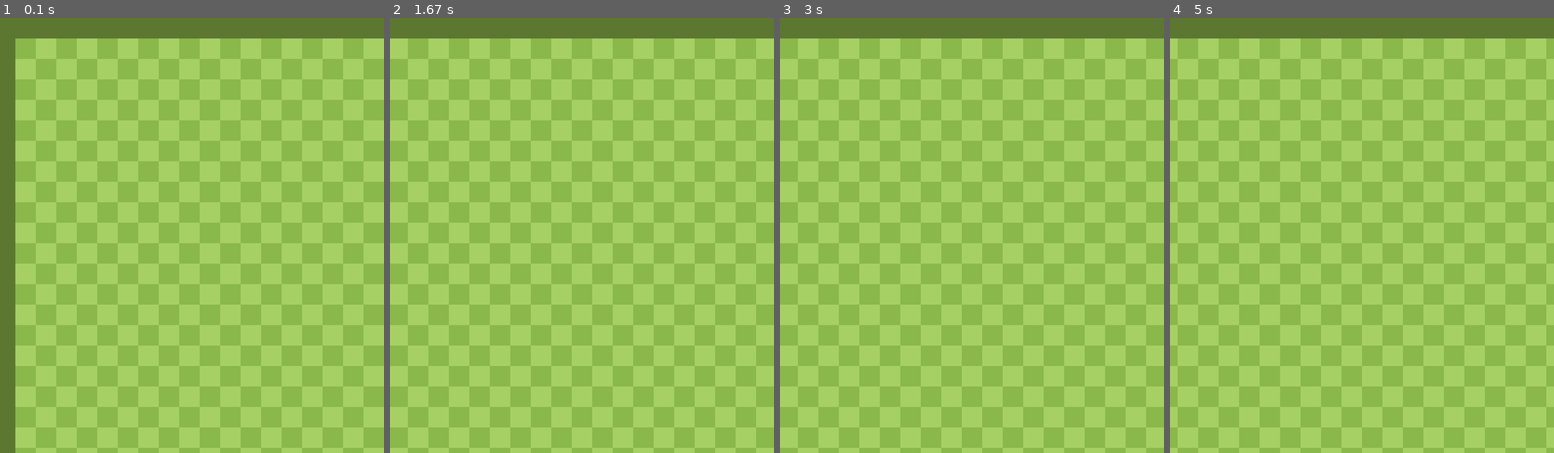
Above: before the commit, frames 1-4 (left to right).
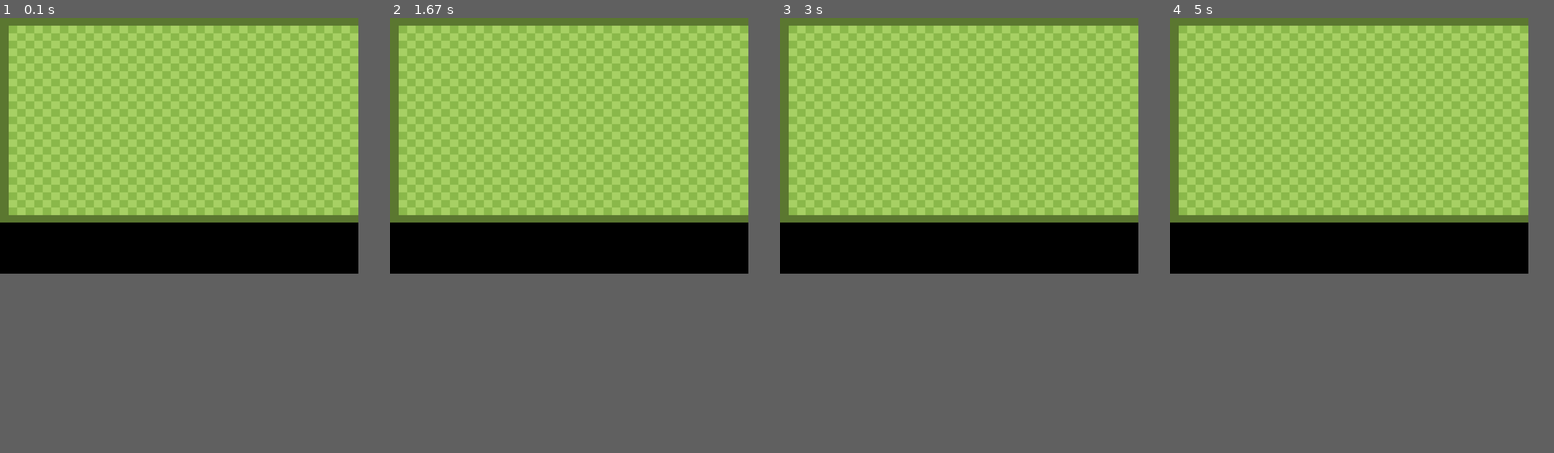
Above: after the commit, the same moments.

Repository: Chiarasenu/PYGAME-GIOCO-3P
Game: pygame game, started from gioco/immagini/main.py
Same seed, same stepped clock (60 frames per second), same inputs: the game is played once before the commit and once after it.
Inputs:
- Up to frame 1 (0.1 s): no input
- Up to frame 2 (1.67 s): no input
- Up to frame 3 (3 s): no input
- Up to frame 4 (5 s): no input
In our replay, the window is 794x900 before the commit and 741x529 after it. These sizes can differ from the game's own. Grey fills any space a smaller window leaves; there, only what the larger window draws over its background counts as a difference.

The runs differ from the first frame. In frame 1, 55% of the frame differs, in the area x 0-100%, y 0-100%; in frame 2, 54%; in frame 3, 54%; in frame 4, 55%.

Commit message:
inserimento delle immagini + modifiche sfondo

Diff:
--- a/gioco/immagini/main.py
+++ b/gioco/immagini/main.py
@@ -5,21 +5,19 @@
 clock = pygame.time.Clock()
 FPS = 60
 
-SCREEN_WIDTH = 1500
-SCREEN_HEIGHT = 1700
+SCREEN_WIDTH = 1400
+SCREEN_HEIGHT = 1000
 
 #schermo
 screen = pygame.display.set_mode((SCREEN_WIDTH, SCREEN_HEIGHT))
 pygame.display.set_caption('gioco')
 
 # immmagine
-sfondo = pygame.image.load('gioco/immagini/sfondo.png').convert()
+sfondo = pygame.image.load('gioco/immagini/sfondo.png')
+sfondo = pygame.transform.scale(sfondo, (1600, 800))
 sfondo_width = sfondo.get_width()
 sfondo_rect = sfondo.get_rect()
 
-# variabili
-scroll = 0
-tiles = math.ceil(SCREEN_WIDTH / sfondo_width) + 1
 
 # game loop
 run = True
@@ -27,20 +25,10 @@
 
     clock.tick(FPS)
 
-    for  i in range(0, tiles):
-        screen.blit(sfondo, (i * sfondo_width + scroll,0))
-        sfondo_rect.x = i * sfondo_width + scroll
-        # pygame.draw.rect(screen, (0, 255, 0), sfondo_rect, 1)
-
-    scroll -= 5
-
-    if abs(scroll) > sfondo_width:
-        scroll = 0
-
-
     for event in pygame.event.get():
         if event.type == pygame.QUIT:
             run = False
+    screen.blit(sfondo, (0,0))
 
     pygame.display.update()
 
Binary file added: gioco/immagini/banana.png
Binary file added: gioco/immagini/mela.png
Binary file added: gioco/immagini/pera.png
Binary file added: gioco/immagini/pesca.png
